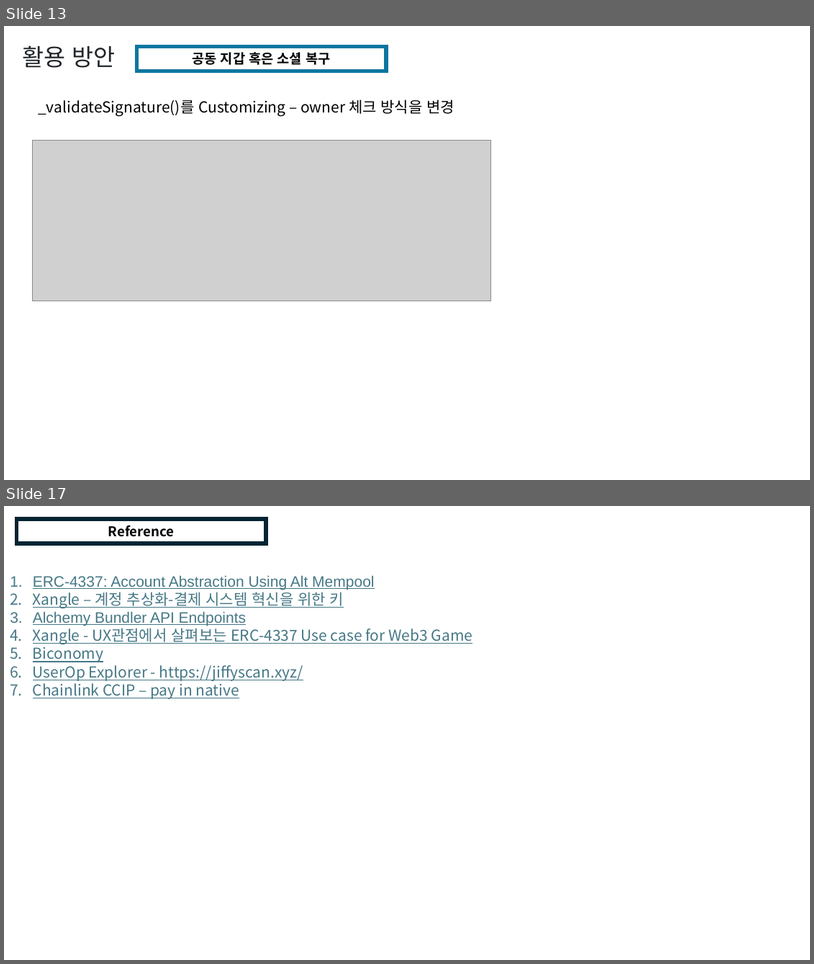
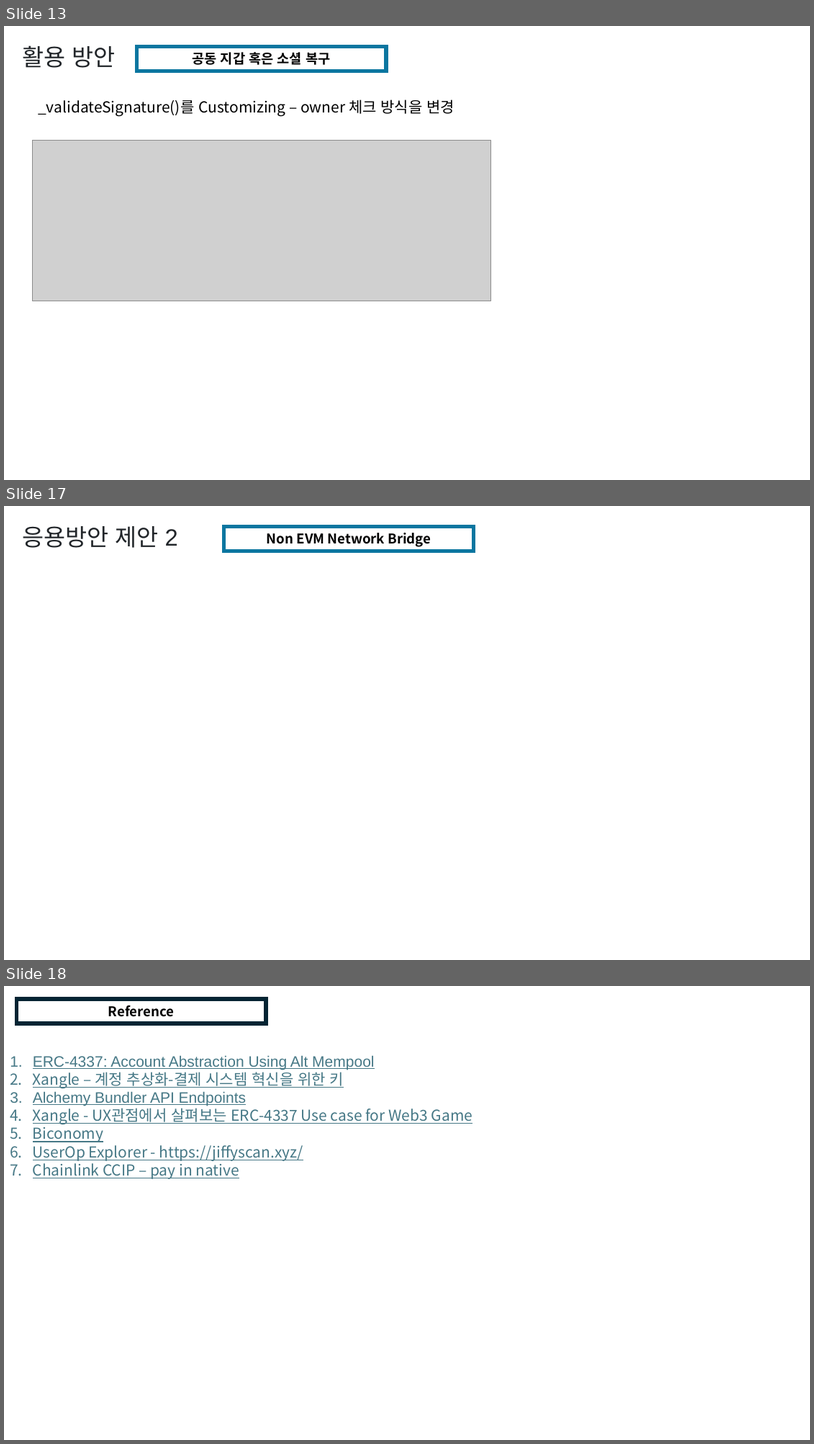
Before and after one commit to yyyljy/erc4337_alchemybundler, a slide deck: ERC4337.pptx. Shown one above the other, each under a label of ours: slides 13 and 17 before the commit, slides 13, 17 and 18 after it; the slides between them are not shown. The pictures are 814x964 and 814x1444 pixels, drawn with LibreOffice and Linux fonts; fonts in the diff are those of the drawing; grey boxes stand for pictures. Boxes give left, top, right and bottom in pixels: in the first picture for what was removed or moved away, otherwise in the second. Text is boxed around its words. In the diff, an @@ line names an element or a change of style, - is before the commit and + after.

Commit message:
drawio ccip sequence 작성중, ppt 응용방안2(evm외 network bridge) 작성중

```diff
--- a/ERC4337.pptx
+++ b/ERC4337.pptx
@@ slide 17 added at <box>4,506,810,960</box>, background #FFFFFF @@
@@ text added at <box>22,526,178,548</box>, 28 pt, text #212529 @@
+응용방안 제안 2
@@ rectangle added at <box>224,527,474,551</box>, outline #0B76A0 4.5 pt, 16 pt, text #000000, bold @@
+Non EVM Network Bridge
@@ what was slide 17 is now slide 18 @@
```
Also in this commit, not shown: 4 slides changed, 2 other files.
